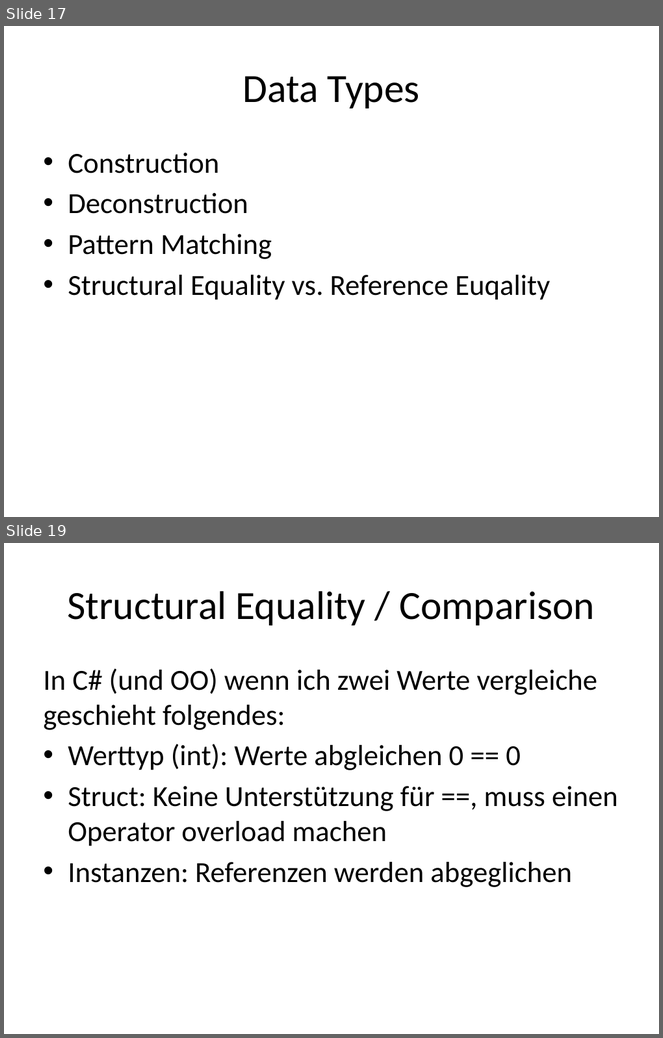
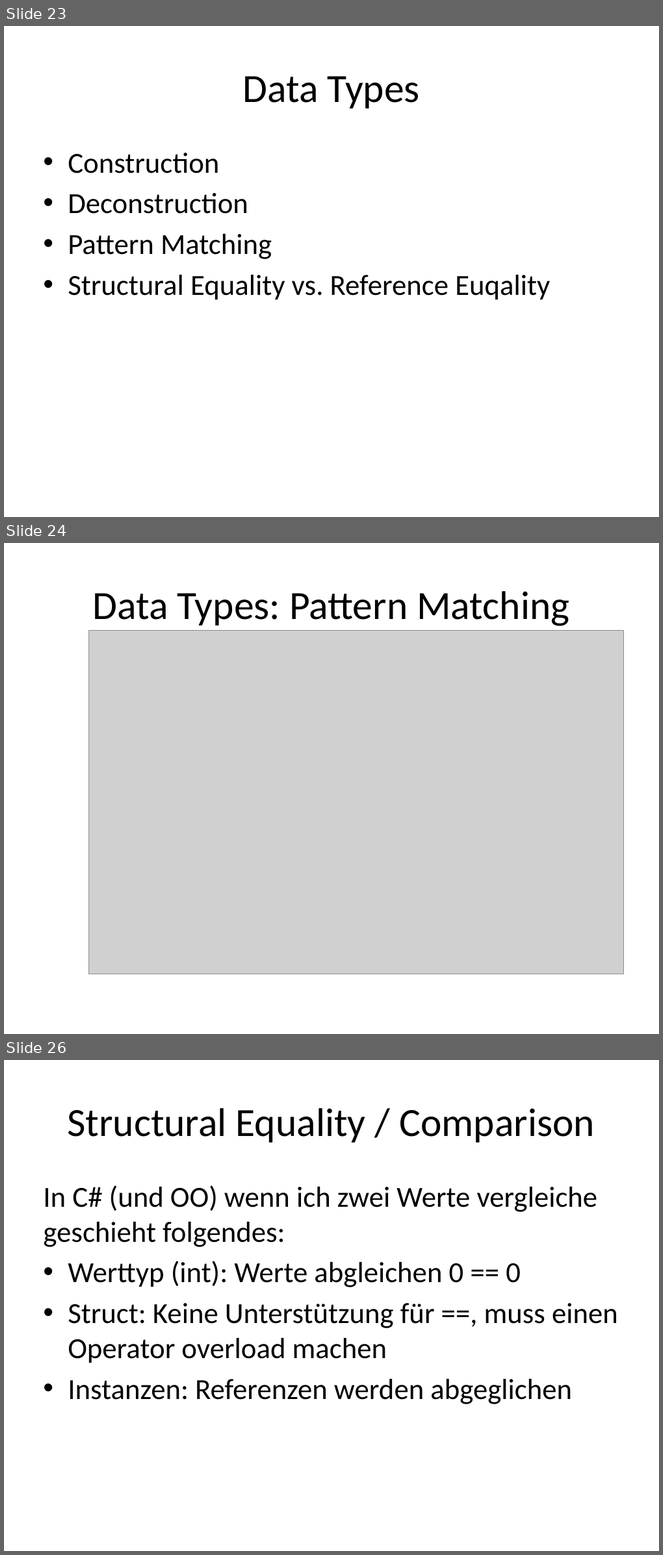
Before and after one commit to ronaldboehm/talks, a slide deck: 20151202/Einführung20151202.pptx. Shown one above the other, each under a label of ours: slides 17 and 19 before the commit, slides 23, 24 and 26 after it; the slides between them are not shown. The pictures are 663x1038 and 663x1555 pixels, drawn with LibreOffice and Linux fonts; fonts in the diff are those of the drawing; grey boxes stand for pictures. Boxes give left, top, right and bottom in pixels: in the first picture for what was removed or moved away, otherwise in the second. Text is boxed around its words. In the diff, an @@ line names an element or a change of style, - is before the commit and + after.

```diff
--- a/20151202/Einführung20151202.pptx
+++ b/20151202/Einführung20151202.pptx
@@ slide 24 added at bbox=[4, 543, 659, 1034], background #FFFFFF @@
@@ title added at bbox=[92, 591, 570, 626], 44 pt, text #000000 @@
+Data Types: Pattern Matching
@@ picture added at bbox=[89, 631, 624, 975] @@
@@ what was slide 17 is now slide 23 @@
@@ what was slide 19 is now slide 26 @@
```
Also in this commit, not shown: 9 slides changed, 6 other slides added, 1 other file.
